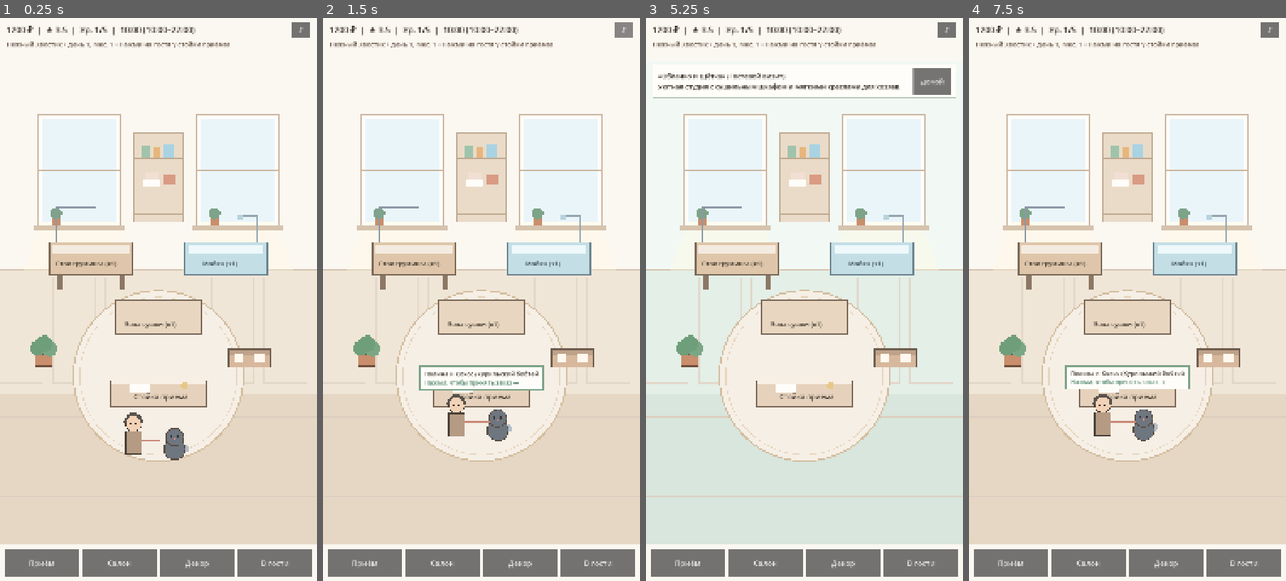
Above: before the commit, frames 1-4 (left to right).
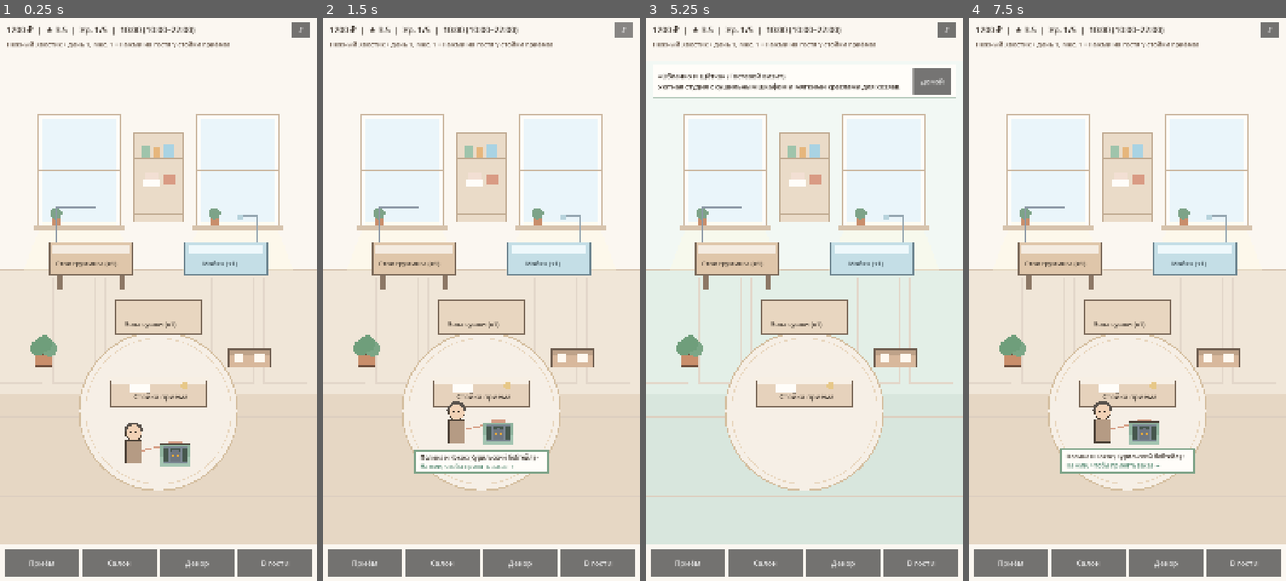
Above: after the commit, the same moments.

Repository: Div1kik/GroomingSalon
Game: Godot game, scene res://scenes/main.tscn
Same seed, same stepped clock (60 frames per second), same inputs: the game is played once before the commit and once after it.
Inputs:
- Up to frame 1 (0.25 s): no input
- Up to frame 2 (1.5 s): click "♪" at 0.5 s; click "×" at 1.25 s
- Up to frame 3 (5.25 s): click "Приём" at 2 s; click "Салон" at 2.75 s; click "Декор" at 3.5 s; click "В гости" at 4.25 s; click "Домой" at 5 s
- Up to frame 4 (7.5 s): click "♪" at 5.75 s; click "×" at 6.5 s; click "Домой" at 7.25 s

The runs differ from the first frame. In frame 1, 3.9% of the frame differs, in the area x 22-78%, y 48-84%; in frame 2, 5.2%; in frame 3, 3.4%; in frame 4, 5.1%.

Commit message:
Add staff earning signal and update staff logic
Added a signal for staff earning money and updated various positions and logic related to staff jobs and pet handling.

Diff:
--- a/scripts/salon_world.gd
+++ b/scripts/salon_world.gd
@@ -2,6 +2,7 @@
 class_name SalonWorld
 
 signal inspect_pet_requested(pet_data: Dictionary)
+signal staff_earned_money(staff_name: String, pet_name: String, amount: int)
 
 var state: GameState
 var sound: SoundManager
@@ -22,7 +23,10 @@
 var _walk_progress: float = 0.0
 var _tex_cache: Dictionary = {}
 
-const DOOR_POS := Vector2(540, 1520)
+var _staff_jobs: Array[Dictionary] = []
+var _floating_coins: Array[Dictionary] = []
+
+const DOOR_POS := Vector2(540, 1560)
 const RECEPTION_POS := Vector2(540, 1280)
 const GROOMING_TABLE_POS := Vector2(310, 820)
 const WASH_STATION_POS := Vector2(770, 820)
@@ -54,7 +58,58 @@
 	_anim_time += delta
 	if _walk_progress < 1.0:
 		_walk_progress = min(1.0, _walk_progress + delta * 0.85)
+
+	_update_staff_autonomous_work(delta)
+
+	for i in range(_floating_coins.size() - 1, -1, -1):
+		_floating_coins[i]["age"] = float(_floating_coins[i]["age"]) + delta
+		_floating_coins[i]["pos"] = Vector2(_floating_coins[i]["pos"]) + Vector2(0, -45.0 * delta)
+		if float(_floating_coins[i]["age"]) >= 1.6:
+			_floating_coins.remove_at(i)
+
 	queue_redraw()
+
+func _update_staff_autonomous_work(delta: float) -> void:
+	if state == null or state.is_visiting_guest:
+		return
+
+	while _staff_jobs.size() < state.hired_staff.size():
+		_staff_jobs.append({
+			"active": false,
+			"cooldown": randf_range(1.5, 4.0),
+			"progress": 0.0,
+			"stage": 0,
+			"pet": {}
+		})
+	while _staff_jobs.size() > state.hired_staff.size():
+		_staff_jobs.pop_back()
+
+	for i in range(state.hired_staff.size()):
+		var st: Dictionary = state.hired_staff[i]
+		var job: Dictionary = _staff_jobs[i]
+		if not bool(job["active"]):
+			job["cooldown"] = float(job["cooldown"]) - delta
+			if float(job["cooldown"]) <= 0.0:
+				job["active"] = true
+				job["progress"] = 0.0
+				job["stage"] = i % 2
+				job["pet"] = state.spawn_pet_client()
+		else:
+			var spd: float = float(st.get("work_speed", 1.0)) * 0.14
+			job["progress"] = float(job["progress"]) + delta * spd
+			if float(job["progress"]) >= 1.0:
+				var reward: int = int(st.get("service_reward", 85))
+				var p_data: Dictionary = job["pet"]
+				state.add_staff_auto_income(reward)
+				var station_pos: Vector2 = WASH_STATION_POS if int(job["stage"]) == 0 else DRY_STATION_POS
+				_floating_coins.append({
+					"pos": station_pos + Vector2(0, -65),
+					"text": "+%d ₽ (%s)" % [reward, str(st.get("name", ""))],
+					"age": 0.0
+				})
+				staff_earned_money.emit(str(st.get("name", "")), str(p_data.get("name", "")), reward)
+				job["active"] = false
+				job["cooldown"] = randf_range(4.0, 7.5)
 
 func _on_guest_changed(_visiting: bool, _name: String) -> void:
 	queue_redraw()
@@ -115,8 +170,8 @@
 
 func _handle_world_tap(world_pos: Vector2) -> void:
 	var guest_pos: Vector2 = _get_guest_group_pos()
-	var guest_rect := Rect2(guest_pos - Vector2(180, 160), Vector2(360, 250))
-	var reception_rect := Rect2(RECEPTION_POS - Vector2(180, 80), Vector2(360, 160))
+	var guest_rect := Rect2(guest_pos - Vector2(210, 120), Vector2(420, 290))
+	var reception_rect := Rect2(RECEPTION_POS - Vector2(180, 70), Vector2(360, 140))
 	var table_rect := Rect2(GROOMING_TABLE_POS - Vector2(150, 80), Vector2(300, 160))
 
 	if guest_rect.has_point(world_pos) or reception_rect.has_point(world_pos) or table_rect.has_point(world_pos):
@@ -125,7 +180,7 @@
 
 func _get_guest_group_pos() -> Vector2:
 	var eased: float = 1.0 - pow(1.0 - _walk_progress, 3.0)
-	return DOOR_POS.lerp(RECEPTION_POS + Vector2(0, 95), eased)
+	return DOOR_POS.lerp(RECEPTION_POS + Vector2(0, 118), eased)
 
 func _screen_to_world(screen_pos: Vector2) -> Vector2:
 	var center := Vector2(540.0, 960.0)
@@ -168,7 +223,6 @@
 		wainscot_color = Color("e3efe7")
 		floor_color = Color("d8e6dd")
 
-	# Бесшовные стены и пол на всю ширину экрана (без серой пустоты по краям)
 	draw_rect(Rect2(-1600, -400, 4280, 1680), wall_color)
 	draw_rect(Rect2(-1600, 860, 4280, 420), wainscot_color)
 	draw_line(Vector2(-1600, 860), Vector2(2680, 860), line_soft, 4.0)
@@ -179,12 +233,10 @@
 	for fy in [1360.0, 1450.0, 1540.0, 1630.0, 1720.0]:
 		draw_line(Vector2(-1600, fy), Vector2(2680, fy), line_soft.lightened(0.22), 2.5)
 
-	# Уютный ковёр в центре зала
-	draw_circle(Vector2(540, 1220), 290.0, Color("f6efe6"))
-	draw_circle(Vector2(540, 1220), 290.0, Color("d4be9f"), false, 5.0)
-	draw_circle(Vector2(540, 1220), 268.0, Color("e8d6be"), false, 2.5)
-
-	# Большие солнечные окна
+	draw_circle(Vector2(540, 1340), 270.0, Color("f6efe6"))
+	draw_circle(Vector2(540, 1340), 270.0, Color("d4be9f"), false, 5.0)
+	draw_circle(Vector2(540, 1340), 248.0, Color("e8d6be"), false, 2.5)
+
 	for wx in [130.0, 670.0]:
 		draw_rect(Rect2(wx, 330, 280, 380), Color("fffdf9"))
 		draw_rect(Rect2(wx + 14, 344, 252, 352), Color("eaf5fa"))
@@ -214,12 +266,33 @@
 
 	for idx in range(state.hired_staff.size()):
 		var st: Dictionary = state.hired_staff[idx]
-		var sx: float = 190.0 + idx * 185.0
-		var sy: float = 1045.0 + sin(_anim_time * 2.4 + idx) * 3.0
-		_draw_staff_character(Vector2(sx, sy), str(st.get("name", "")), idx)
+		var job: Dictionary = _staff_jobs[idx] if idx < _staff_jobs.size() else {}
+		var is_working: bool = bool(job.get("active", false)) and not state.is_visiting_guest
+		var target_station: Vector2 = WASH_STATION_POS if int(job.get("stage", 0)) == 0 else DRY_STATION_POS
+		var idle_pos := Vector2(210.0 + idx * 175.0, 1080.0 + sin(_anim_time * 2.4 + idx) * 3.0)
+		var staff_pos: Vector2 = (target_station + Vector2(-135, 35)) if is_working else idle_pos
+
+		if is_working:
+			var pet_job: Dictionary = job.get("pet", {})
+			var pet_station_pos: Vector2 = target_station + Vector2(0, -18)
+			_draw_breed_miniature(pet_station_pos, pet_job)
+			var prog: float = float(job.get("progress", 0.0))
+			var bar_rect := Rect2(target_station + Vector2(-75, -82), Vector2(150, 14))
+			draw_rect(bar_rect, Color("fffdf9"))
+			draw_rect(Rect2(bar_rect.position, Vector2(150.0 * prog, 14)), Color("7da388"))
+			draw_rect(bar_rect, Color("5c4d40"), false, 2.0)
+
+		_draw_staff_character(staff_pos, str(st.get("name", "")), idx, is_working)
 
 	if not state.is_visiting_guest and not waiting_pet.is_empty():
 		_draw_arrived_guest_and_pet(_get_guest_group_pos(), waiting_pet)
+
+	var font: Font = ThemeDB.fallback_font
+	for fc in _floating_coins:
+		var a: float = clamp(1.0 - float(fc["age"]) / 1.6, 0.0, 1.0)
+		var c := Color("4f7d5d")
+		c.a = a
+		draw_string(font, Vector2(fc["pos"]), str(fc["text"]), HORIZONTAL_ALIGNMENT_LEFT, -1, 24, c)
 
 	draw_set_transform(Vector2.ZERO, 0.0, Vector2.ONE)
 
@@ -282,6 +355,7 @@
 
 func _draw_arrived_guest_and_pet(base_pos: Vector2, pet: Dictionary) -> void:
 	var walk_bob: float = abs(sin(_anim_time * 8.0)) * 7.0 if _walk_progress < 1.0 else sin(_anim_time * 2.5) * 3.0
+	var in_carrier: bool = bool(pet.get("uses_carrier", false))
 
 	var shirt_col: Color = pet.get("owner_shirt", Color("d69e85"))
 	var hair_col: Color = pet.get("owner_hair", Color("6b4e3d"))
@@ -295,77 +369,138 @@
 	draw_circle(owner_pos + Vector2(-9, -42), 3.5, Color("3c332b"))
 	draw_circle(owner_pos + Vector2(9, -42), 3.5, Color("3c332b"))
 
-	var pet_pos := base_pos + Vector2(55, 16 - walk_bob * 0.8)
-	draw_line(owner_pos + Vector2(26, 16), pet_pos + Vector2(-22, -14), Color("c98a78"), 3.5)
-
-	var tex: Texture2D = _get_optional_texture(str(pet.get("sprite_path", "")))
-	if tex != null:
-		var t_size := Vector2(150, 150)
-		draw_texture_rect(tex, Rect2(pet_pos - t_size * 0.5, t_size), false)
+	var pet_pos := base_pos + Vector2(58, 18 - walk_bob * 0.8)
+	if in_carrier:
+		# Хозяин держит ручку переноски с питомцем внутри
+		draw_line(owner_pos + Vector2(26, 20), pet_pos + Vector2(-24, -36), Color("d69e85"), 5.0)
+		_draw_hall_carrier(pet_pos, pet)
 	else:
-		_draw_breed_miniature(pet_pos, pet)
+		# Крупные породы (корги, самоед, бигль) идут рядом на поводке
+		draw_line(owner_pos + Vector2(26, 16), pet_pos + Vector2(-22, -14), Color("c98a78"), 3.5)
+		var tex: Texture2D = _get_optional_texture(str(pet.get("sprite_path", "")))
+		if tex != null:
+			var t_size := Vector2(150, 150)
+			draw_texture_rect(tex, Rect2(pet_pos - t_size * 0.5, t_size), false)
+		else:
+			_draw_breed_miniature(pet_pos, pet)
 
 	if _walk_progress >= 0.85:
 		var pulse: float = sin(_anim_time * 4.0) * 4.0
-		var bubble := Rect2(base_pos + Vector2(-210, -185 + pulse), Vector2(420, 78))
+		var bubble := Rect2(base_pos + Vector2(-225, 76 + pulse), Vector2(450, 78))
 		draw_rect(bubble, Color("fffdf9"))
 		draw_rect(bubble, Color("7da388"), false, 4.0)
 		var font: Font = ThemeDB.fallback_font
-		draw_string(font, bubble.position + Vector2(16, 32), "%s и %s (%s)" % [str(pet.get("owner_name", "Гость")), str(pet.get("name", "")), str(pet.get("breed", ""))], HORIZONTAL_ALIGNMENT_LEFT, 390, 21, Color("3c332b"))
-		draw_string(font, bubble.position + Vector2(16, 62), "Нажми, чтобы принять заказ →", HORIZONTAL_ALIGNMENT_LEFT, 390, 20, Color("5a8d76"))
+		var arrive_tag: String = " • в переноске" if in_carrier else " • на поводке"
+		draw_string(font, bubble.position + Vector2(16, 32), "%s и %s (%s)%s" % [str(pet.get("owner_name", "Гость")), str(pet.get("name", "")), str(pet.get("breed", "")), arrive_tag], HORIZONTAL_ALIGNMENT_LEFT, 418, 20, Color("3c332b"))
+		draw_string(font, bubble.position + Vector2(16, 62), "Нажми, чтобы принять заказ →", HORIZONTAL_ALIGNMENT_LEFT, 418, 20, Color("5a8d76"))
+
+func _draw_hall_carrier(p: Vector2, pet: Dictionary) -> void:
+	var box := Rect2(p + Vector2(-52, -38), Vector2(104, 76))
+	# Верх и ручка переноски
+	draw_rect(box, Color("8fb39e"))
+	draw_rect(Rect2(p + Vector2(-22, -48), Vector2(44, 12)), Color("d69e85"))
+	# Нижний поддон
+	draw_rect(Rect2(box.position + Vector2(0, 40), Vector2(104, 36)), Color("a3c4b1"))
+	# Окошко с питомцем внутри
+	var win := Rect2(box.position + Vector2(12, 10), Vector2(80, 52))
+	draw_rect(win, Color("46574d"))
+	var body_col: Color = pet.get("body_color", Color("e6b67c"))
+	var eye_col: Color = pet.get("eye_color", Color("ffffff"))
+	draw_circle(p + Vector2(0, 4), 22.0, body_col)
+	draw_circle(p + Vector2(-8, 0), 4.0, Color("fffdf9"))
+	draw_circle(p + Vector2(8, 0), 4.0, Color("fffdf9"))
+	draw_circle(p + Vector2(-8, 0), 2.2, eye_col)
+	draw_circle(p + Vector2(8, 0), 2.2, eye_col)
+	# Решётка дверцы
+	draw_rect(win, Color("7a8691"), false, 3.0)
+	for gx in [win.position.x + 20.0, win.position.x + 40.0, win.position.x + 60.0]:
+		draw_line(Vector2(gx, win.position.y), Vector2(gx, win.position.y + win.size.y), Color("7a8691"), 2.5)
+	draw_rect(box, Color("4a3f35"), false, 3.0)
+
+func _draw_ellipse_mini(pos: Vector2, rx: float, ry: float, col: Color, outline: bool = true) -> void:
+	var pts := PackedVector2Array()
+	for i in range(20):
+		var a := (float(i) / 20.0) * TAU
+		pts.append(pos + Vector2(cos(a) * rx, sin(a) * ry))
+	draw_colored_polygon(pts, col)
+	if outline:
+		pts.append(pts[0])
+		draw_polyline(pts, Color("5c4d40"), 2.8)
 
 func _draw_breed_miniature(p: Vector2, pet: Dictionary) -> void:
 	var body_col: Color = pet.get("body_color", Color("e6b67c"))
 	var acc_col: Color = pet.get("accent_color", Color("fff9f0"))
 	var vtype: String = str(pet.get("visual_type", "corgi"))
+	var s: float = float(pet.get("size_scale", 1.0))
 	var tail_swing: float = sin(_anim_time * 6.5) * 8.0
 
-	if vtype == "persian" or vtype == "spitz":
-		draw_circle(p + Vector2(42, -6 + tail_swing), 21.0, body_col)
-		draw_circle(p + Vector2(48, -12 + tail_swing), 14.0, acc_col)
+	var rx: float = 34.0 * s
+	var ry: float = 30.0 * s
+	if vtype == "dachshund":
+		rx = 50.0
+		ry = 22.0
+	elif vtype == "corgi":
+		rx = 44.0
+		ry = 26.0
+	elif vtype == "samoyed" or vtype == "mainecoon":
+		rx = 42.0
+		ry = 36.0
+
+	if vtype == "bobtail":
+		draw_circle(p + Vector2(rx * 0.95, 8 + tail_swing * 0.3), 11.0, acc_col)
+	elif vtype == "mainecoon" or vtype == "persian" or vtype == "spitz" or vtype == "samoyed":
+		draw_circle(p + Vector2(rx * 1.02, -4 + tail_swing), 19.0 * s, body_col)
+		draw_circle(p + Vector2(rx * 1.15, -10 + tail_swing), 13.0 * s, acc_col)
 	elif vtype == "poodle":
-		draw_circle(p + Vector2(42, -6 + tail_swing), 16.0, body_col)
-	elif vtype == "british" or vtype == "lop_cat" or vtype == "dachshund":
-		draw_line(p + Vector2(30, 8), p + Vector2(56, -8 + tail_swing), body_col, 11.0)
+		draw_circle(p + Vector2(rx * 1.05, -6 + tail_swing), 14.0, acc_col)
+	elif vtype == "corgi":
+		draw_circle(p + Vector2(rx * 0.92, 6), 12.0, acc_col)
 	else:
-		draw_circle(p + Vector2(36, 6 + tail_swing * 0.5), 13.0, acc_col)
-
-	var rx: float = 44.0 if vtype == "dachshund" else 36.0
-	draw_circle(p + Vector2(0, 12), rx, body_col)
-	draw_circle(p + Vector2(0, 12), rx, Color("5c4d40"), false, 3.0)
-	if vtype == "persian" or vtype == "poodle" or vtype == "spitz":
-		draw_circle(p + Vector2(-18, 4), 19.0, acc_col)
-		draw_circle(p + Vector2(18, 4), 19.0, acc_col)
-
-	var head := p + Vector2(0, -28)
-	draw_circle(head, 30.0, body_col)
-	draw_circle(head, 30.0, Color("5c4d40"), false, 3.0)
+		draw_line(p + Vector2(rx * 0.85, 8), p + Vector2(rx * 1.25, -8 + tail_swing), body_col, 9.0)
+
+	_draw_ellipse_mini(p + Vector2(0, 12), rx, ry, body_col)
+	if vtype == "mainecoon" or vtype == "poodle" or vtype == "spitz" or vtype == "samoyed":
+		draw_circle(p + Vector2(-16 * s, 4), 17.0 * s, acc_col)
+		draw_circle(p + Vector2(16 * s, 4), 17.0 * s, acc_col)
+
+	var head := p + Vector2(-rx * 0.25 if vtype == "dachshund" else 0.0, -ry * 0.95)
+	var hr: float = 28.0 * clamp(s, 0.88, 1.15)
+	draw_circle(head, hr, body_col)
+	draw_circle(head, hr, Color("5c4d40"), false, 2.8)
 
 	match vtype:
+		"mainecoon":
+			draw_colored_polygon(PackedVector2Array([head + Vector2(-22, -12), head + Vector2(-14, -42), head + Vector2(-3, -20)]), body_col)
+			draw_colored_polygon(PackedVector2Array([head + Vector2(22, -12), head + Vector2(14, -42), head + Vector2(3, -20)]), body_col)
+			draw_line(head + Vector2(-14, -42), head + Vector2(-17, -50), acc_col, 3.5)
+			draw_line(head + Vector2(14, -42), head + Vector2(17, -50), acc_col, 3.5)
 		"persian":
-			draw_colored_polygon(PackedVector2Array([head + Vector2(-24, -12), head + Vector2(-16, -36), head + Vector2(-4, -20)]), acc_col)
-			draw_colored_polygon(PackedVector2Array([head + Vector2(24, -12), head + Vector2(16, -36), head + Vector2(4, -20)]), acc_col)
-		"british":
-			draw_colored_polygon(PackedVector2Array([head + Vector2(-24, -12), head + Vector2(-12, -40), head + Vector2(-2, -20)]), body_col)
-			draw_colored_polygon(PackedVector2Array([head + Vector2(24, -12), head + Vector2(12, -40), head + Vector2(2, -20)]), body_col)
+			draw_colored_polygon(PackedVector2Array([head + Vector2(-24, -12), head + Vector2(-16, -34), head + Vector2(-4, -20)]), acc_col)
+			draw_colored_polygon(PackedVector2Array([head + Vector2(24, -12), head + Vector2(16, -34), head + Vector2(4, -20)]), acc_col)
+		"british", "bobtail":
+			draw_colored_polygon(PackedVector2Array([head + Vector2(-24, -12), head + Vector2(-12, -38), head + Vector2(-2, -20)]), body_col)
+			draw_colored_polygon(PackedVector2Array([head + Vector2(24, -12), head + Vector2(12, -38), head + Vector2(2, -20)]), body_col)
 		"lop_cat":
-			draw_circle(head + Vector2(-25, -16), 13.0, acc_col)
-			draw_circle(head + Vector2(25, -16), 13.0, acc_col)
-		"corgi", "spitz":
-			draw_colored_polygon(PackedVector2Array([head + Vector2(-25, -14), head + Vector2(-19, -50), head + Vector2(-3, -22)]), body_col)
-			draw_colored_polygon(PackedVector2Array([head + Vector2(25, -14), head + Vector2(19, -50), head + Vector2(3, -22)]), body_col)
-			draw_rect(Rect2(head + Vector2(-6, -20), Vector2(12, 22)), acc_col)
+			draw_circle(head + Vector2(-24, -14), 12.0, acc_col)
+			draw_circle(head + Vector2(24, -14), 12.0, acc_col)
+		"corgi":
+			_draw_ellipse_mini(head + Vector2(-18, -32), 10.0, 18.0, body_col)
+			_draw_ellipse_mini(head + Vector2(18, -32), 10.0, 18.0, body_col)
+			draw_rect(Rect2(head + Vector2(-5, -18), Vector2(10, 20)), acc_col)
+		"samoyed", "spitz":
+			draw_colored_polygon(PackedVector2Array([head + Vector2(-24, -14), head + Vector2(-16, -44), head + Vector2(-3, -20)]), body_col)
+			draw_colored_polygon(PackedVector2Array([head + Vector2(24, -14), head + Vector2(16, -44), head + Vector2(3, -20)]), body_col)
 		"poodle":
-			draw_circle(head + Vector2(0, -25), 19.0, body_col)
-			draw_circle(head + Vector2(-30, -3), 15.0, acc_col)
-			draw_circle(head + Vector2(30, -3), 15.0, acc_col)
-		"dachshund":
-			draw_circle(head + Vector2(-28, 3), 14.0, acc_col)
-			draw_circle(head + Vector2(28, 3), 14.0, acc_col)
-
-	draw_circle(head + Vector2(-11, -3), 4.2, Color("3c332b"))
-	draw_circle(head + Vector2(11, -3), 4.2, Color("3c332b"))
-	draw_circle(head + Vector2(0, 6), 4.5, Color("d98a7e"))
+			draw_circle(head + Vector2(0, -23), 17.0, body_col)
+			draw_circle(head + Vector2(-28, -3), 14.0, acc_col)
+			draw_circle(head + Vector2(28, -3), 14.0, acc_col)
+		"dachshund", "beagle":
+			_draw_ellipse_mini(head + Vector2(-24, 4), 9.0, 18.0, acc_col)
+			_draw_ellipse_mini(head + Vector2(24, 4), 9.0, 18.0, acc_col)
+
+	draw_circle(head + Vector2(-10, -3), 4.0, Color("3c332b"))
+	draw_circle(head + Vector2(10, -3), 4.0, Color("3c332b"))
+	draw_circle(head + Vector2(0, 6), 4.2, Color("d98a7e"))
 
 func _draw_decor_item(pos: Vector2, item: Dictionary, is_selected: bool) -> void:
 	var id: String = str(item.get("id", ""))
@@ -398,14 +533,16 @@
 	if is_selected:
 		draw_circle(pos, 68.0, Color("5a8d76"), false, 4.0)
 
-func _draw_staff_character(pos: Vector2, staff_name: String, idx: int) -> void:
+func _draw_staff_character(pos: Vector2, staff_name: String, idx: int, is_working: bool = false) -> void:
 	var apron_cols := [Color("8fb39e"), Color("9ab8c9"), Color("d9a38f"), Color("b3a2c7")]
 	var apron: Color = apron_cols[idx % apron_cols.size()]
-	draw_rect(Rect2(pos + Vector2(-24, -12), Vector2(48, 62)), apron)
-	draw_rect(Rect2(pos + Vector2(-24, -12), Vector2(48, 62)), Color("4a3f35"), false, 2.5)
-	draw_circle(pos + Vector2(0, -36), 24.0, Color("f0cfb0"))
-	draw_circle(pos + Vector2(0, -36), 24.0, Color("4a3f35"), false, 2.5)
-	draw_circle(pos + Vector2(-8, -37), 3.2, Color("3c332b"))
-	draw_circle(pos + Vector2(8, -37), 3.2, Color("3c332b"))
+	var work_bob: float = sin(_anim_time * 10.0) * 3.0 if is_working else 0.0
+	var p := pos + Vector2(0, work_bob)
+	draw_rect(Rect2(p + Vector2(-24, -12), Vector2(48, 62)), apron)
+	draw_rect(Rect2(p + Vector2(-24, -12), Vector2(48, 62)), Color("4a3f35"), false, 2.5)
+	draw_circle(p + Vector2(0, -36), 24.0, Color("f0cfb0"))
+	draw_circle(p + Vector2(0, -36), 24.0, Color("4a3f35"), false, 2.5)
+	draw_circle(p + Vector2(-8, -37), 3.2, Color("3c332b"))
+	draw_circle(p + Vector2(8, -37), 3.2, Color("3c332b"))
 	var font: Font = ThemeDB.fallback_font
-	draw_string(font, pos + Vector2(-30, 72), staff_name, HORIZONTAL_ALIGNMENT_LEFT, -1, 22, Color("4a3f35"))
+	draw_string(font, p + Vector2(-30, 72), staff_name, HORIZONTAL_ALIGNMENT_LEFT, -1, 22, Color("4a3f35"))
